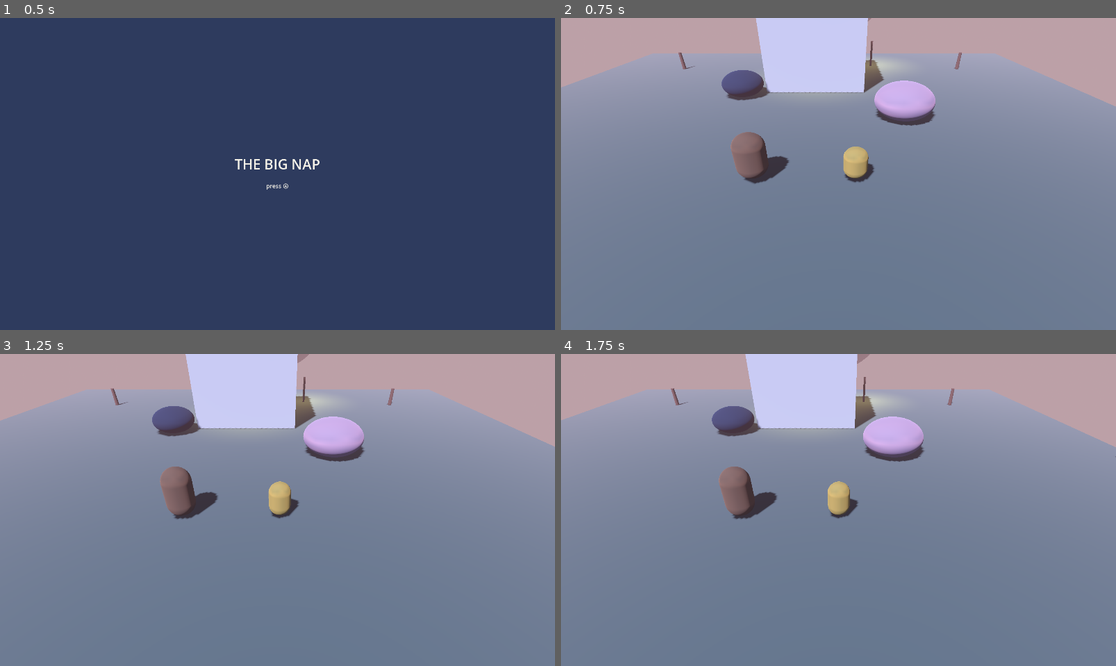
Above: before the commit, frames 1-4 (two rows, left to right).
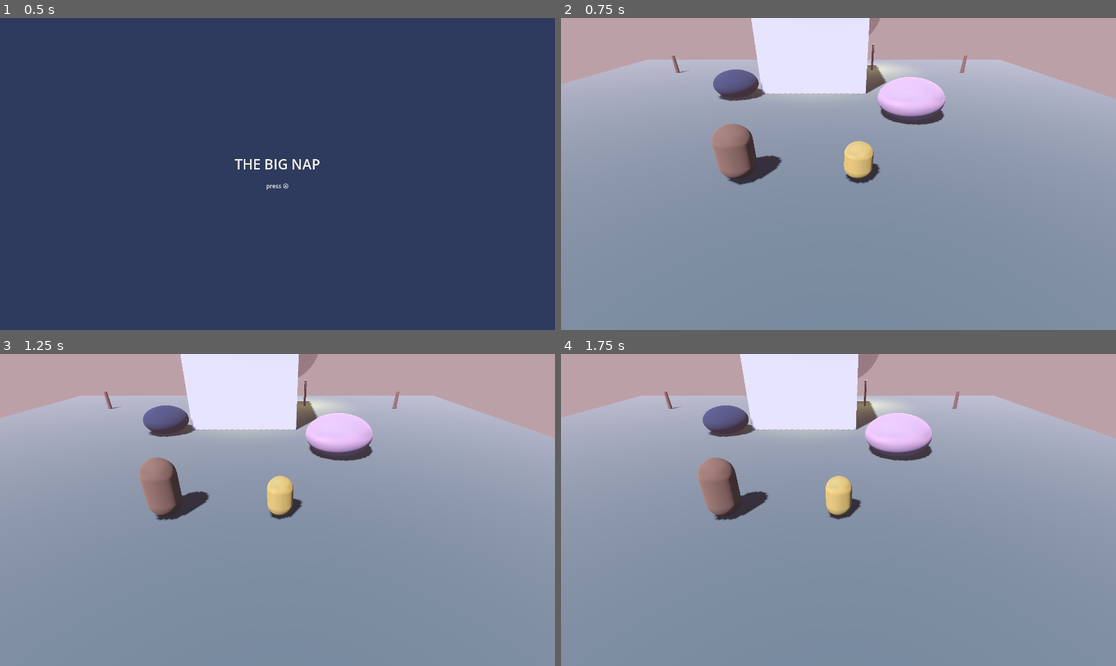
Above: after the commit, the same moments.

Repository: substrateagnostic/soft_landing
Game: Godot game, scene res://scenes/boot.tscn
Same seed, same stepped clock (60 frames per second), same inputs: the game is played once before the commit and once after it.
Inputs:
- Up to frame 1 (0.5 s): no input
- Up to frame 2 (0.75 s): tap Enter at 0.5 s; hold Space (p2_jump) from 0.53 s (still down)
- Up to frame 3 (1.25 s): keep holding Space (p2_jump)
- Up to frame 4 (1.75 s): release Space (p2_jump) at 1.28 s; tap E (p2_interact) at 1.35 s; tap Space (p2_jump) at 1.52, 1.55 s

Frame 1 is identical in both runs. In frame 2, 16% of the frame differs, in the area x 0-100%, y 0-54%; in frame 3, 16%; in frame 4, 16%.

Commit message:
Phase 3E: director's feel pass, 7 receipt-found bugs fixed, Gate 2 packet
The harness's PLAYER_POS instrument earned its keep: world-axis movement
under an auto-yaw camera, a moat stuck-trap a 1.5m jump couldn't escape,
a 17.5cm collectible bullseye (dreamlings are magnetic now — dreams want
to be found), d02 buried inside a hill, rescue returning players to the
lip they fell from, an edge-triggered DreamDoor mostly filled by solid
ear, det==0 scale spam. All receipted in gate2-slice-VERIFY.md.

Properties green: coyote both ways, rescue+restore, carry/toss, buddy
mirroring, door round trip, collect->return->save->fort-growth across a
process restart, byte-identical determinism.

Gate 2 packet: evidence/gate2_slice.mp4 (66s) + 5 stills.

Co-Authored-By: Claude Fable 5 <noreply@anthropic.com>
Claude-Session: https://claude.ai/code/session_01TgCRUiJpWtc9AtJUVfzt2u

Diff:
--- a/core/camera/camera_rig.gd
+++ b/core/camera/camera_rig.gd
@@ -30,8 +30,8 @@
 @export var leash_k: float = 0.8
 @export var pitch_k: float = 3.0
 
-@export var arm_length: float = 7.0
-@export var base_pitch_degrees: float = -35.0
+@export var arm_length: float = 6.0
+@export var base_pitch_degrees: float = -32.0
 @export var gap_pitch_degrees: float = -50.0
 
 @export var vertical_dead_zone: float = 1.2
--- a/core/movement/player_body.gd
+++ b/core/movement/player_body.gd
@@ -46,6 +46,7 @@
 
 
 func _ready() -> void:
+	add_to_group("players") # dreamling magnetism, harness tracking
 	var prefix: String = "p%d_" % seat
 	_move_action_left = prefix + "move_left"
 	_move_action_right = prefix + "move_right"
--- a/core/rescue/soft_landing.gd
+++ b/core/rescue/soft_landing.gd
@@ -102,7 +102,12 @@
 
 	print("RESCUE %s" % JSON.stringify({"seat": player.seat}))
 
-	var safe_pos: Vector3 = history[history.size() - 1] if not history.is_empty() else Vector3.ZERO
+	# Not the NEWEST sample: that can be the very lip the player just walked
+	# off (grounded on the corner pixel), and setting them back there re-drops
+	# them — an instant second rescue. A few samples back is ~1.5-2 s of walk,
+	# comfortably inland, and reads as "set down a little way back" anyway.
+	var safe_index: int = max(history.size() - 4, 0)
+	var safe_pos: Vector3 = history[safe_index] if not history.is_empty() else Vector3.ZERO
 	var bubble: BubbleEffect = BUBBLE_SCENE.instantiate()
 	get_tree().current_scene.add_child(bubble)
 	bubble.finished.connect(_on_rescue_finished.bind(player, is_pip))
--- a/scenes/main.gd
+++ b/scenes/main.gd
@@ -86,8 +86,8 @@
 		return
 	var light := DirectionalLight3D.new()
 	light.name = "Moonlight"
-	light.light_color = Color(0.75, 0.8, 1.0)
-	light.light_energy = 0.6
+	light.light_color = Color(0.82, 0.84, 1.0)
+	light.light_energy = 0.85
 	light.shadow_enabled = true
 	light.rotation_degrees = Vector3(-50.0, -30.0, 0.0)
 	add_child(light)
--- a/scenes/main.tscn
+++ b/scenes/main.tscn
@@ -20,6 +20,9 @@
 background_mode = 2
 sky = SubResource("Sky_dusk")
 tonemap_mode = 4
+ambient_light_source = 3
+ambient_light_sky_contribution = 1.0
+ambient_light_energy = 1.3
 fog_enabled = true
 fog_light_color = Color(0.85098, 0.647059, 0.701961, 1)
 fog_density = 0.008
--- a/scripts/autoloads/game_state.gd
+++ b/scripts/autoloads/game_state.gd
@@ -42,8 +42,24 @@
 	var returned: Array = dreamlings[world_id]["returned"]
 	if not returned.has(id):
 		returned.append(id)
+	_update_fort_stage()
 	dream_returned.emit(world_id, id)
 	SaveManager.save_game()
+
+
+## The fort grows as dreams come home, wherever they come home from:
+## 1 dream -> stage 1, 5 -> stage 2, 10 -> stage 3 (v0.1 thresholds).
+func _update_fort_stage() -> void:
+	var total: int = total_returned()
+	var stage: int = 0
+	if total >= 10:
+		stage = 3
+	elif total >= 5:
+		stage = 2
+	elif total >= 1:
+		stage = 1
+	if stage > fort_stage:
+		set_fort_stage(stage)
 
 
 func mark_world_completed(world_id: String) -> void:
--- a/tools/harness/harness.gd
+++ b/tools/harness/harness.gd
@@ -180,6 +180,40 @@
 	var elapsed: int = Engine.get_physics_frames() - _playback_start_frame
 	_execute_due_events(elapsed)
 	_maybe_capture_shot(elapsed)
+	_maybe_log_positions(elapsed)
+
+
+## --poslog=N: every N physics frames, one PLAYER_POS line per tracked
+## player. Determinism-safe (frame counts only); used to iterate playback
+## scripts against real trajectories instead of guessing.
+func _maybe_log_positions(elapsed: int) -> void:
+	if not flags.has("poslog"):
+		return
+	var interval: int = int(flags["poslog"])
+	if interval <= 0 or elapsed % interval != 0:
+		return
+	for player: PlayerBody in _tracked_players():
+		var p: Vector3 = player.global_position
+		_emit("PLAYER_POS %s" % JSON.stringify({
+			"t": elapsed, "seat": player.seat,
+			"x": snappedf(p.x, 0.01), "y": snappedf(p.y, 0.01), "z": snappedf(p.z, 0.01),
+		}))
+
+
+func _tracked_players() -> Array[PlayerBody]:
+	var found: Array[PlayerBody] = []
+	var root: Node = get_tree().current_scene
+	if root == null:
+		return found
+	_collect_players(root, found)
+	return found
+
+
+func _collect_players(node: Node, found: Array[PlayerBody]) -> void:
+	for child: Node in node.get_children():
+		if child is PlayerBody:
+			found.append(child as PlayerBody)
+		_collect_players(child, found)
 
 
 func _execute_due_events(elapsed: int) -> void:
@@ -205,6 +239,16 @@
 		# negative y = up/forward (-Z); release the opposite action first.
 		_apply_move_component(prefix + "move_left", prefix + "move_right", vx)
 		_apply_move_component(prefix + "move_up", prefix + "move_down", vy)
+	elif action_name == "teleport":
+		# DEV INSTRUMENT ONLY: places a player for targeted property tests
+		# (e.g. proving the ear-return chain without scripting the full
+		# climb). Never a shipped mechanic; loud in the receipt on purpose.
+		var pos: Array = event.get("pos", [0.0, 0.0, 0.0])
+		for player: PlayerBody in _tracked_players():
+			if player.seat == seat:
+				player.global_position = Vector3(float(pos[0]), float(pos[1]), float(pos[2]))
+				player.velocity = Vector3.ZERO
+				_emit("HARNESS_TELEPORT %s" % JSON.stringify({"seat": seat, "pos": pos}))
 	elif action_name.is_empty():
 		push_error("Harness: script event missing 'action': %s" % JSON.stringify(event))
 	else:
--- /dev/null
+++ b/tools/harness/scripts/gate2_approach.json
@@ -0,0 +1,11 @@
+{
+  "description": "Gate 2 tour, establishing shot (bramble, --pads=2): both kids walk east across the meadow toward Bramble — the whole sleeping bear in frame, chest rising and falling, snore geysers sighing on the breath cycle. No objectives; this is the 'meet the giant' beat.",
+  "events": [
+    {"frame": 150, "seat": 1, "action": "move", "vec": [0.0, -1.0]},
+    {"frame": 165, "seat": 2, "action": "move", "vec": [0.0, -1.0]},
+    {"frame": 480, "seat": 1, "action": "jump", "type": "press"},
+    {"frame": 486, "seat": 1, "action": "jump", "type": "release"},
+    {"frame": 900, "seat": 1, "action": "move", "vec": [0.0, 0.0]},
+    {"frame": 915, "seat": 2, "action": "move", "vec": [0.0, 0.0]}
+  ]
+}
--- /dev/null
+++ b/tools/harness/scripts/gate2_buddy.json
@@ -0,0 +1,11 @@
+{
+  "description": "Gate 2 tour, part 3 (pillow_fort, --pads=1, SOLO): Pip wanders the clearing; Otto buddy-follows on his own — no P2 input in this entire script. Expected: Otto trails Pip at ~2.5 m throughout.",
+  "events": [
+    {"frame": 60, "seat": 1, "action": "move", "vec": [1.0, 0.0]},
+    {"frame": 200, "seat": 1, "action": "move", "vec": [0.0, -1.0]},
+    {"frame": 320, "seat": 1, "action": "jump", "type": "press"},
+    {"frame": 326, "seat": 1, "action": "jump", "type": "release"},
+    {"frame": 380, "seat": 1, "action": "move", "vec": [-1.0, 0.3]},
+    {"frame": 500, "seat": 1, "action": "move", "vec": [0.0, 0.0]}
+  ]
+}
--- /dev/null
+++ b/tools/harness/scripts/gate2_coyote.json
@@ -0,0 +1,11 @@
+{
+  "description": "Coyote property (any world, --pads=1): Pip stands grounded (coyote timer full), a DEV TELEPORT lifts him 1.5 m into the air (equivalent to the frame after walking off a ledge: airborne, coyote running), and jump is pressed 8 frames (~133 ms < 200 ms coyote) later. PASS = EVT jumped fires while airborne. Then a control: after landing and waiting out the window (>0.20 s airborne via a second lift), a jump pressed 30 frames (~500 ms) after leaving ground must NOT fire.",
+  "events": [
+    {"frame": 120, "seat": 1, "action": "teleport", "pos": [0.0, 2.0, 0.0]},
+    {"frame": 128, "seat": 1, "action": "jump", "type": "press"},
+    {"frame": 134, "seat": 1, "action": "jump", "type": "release"},
+    {"frame": 400, "seat": 1, "action": "teleport", "pos": [0.0, 4.0, 0.0]},
+    {"frame": 430, "seat": 1, "action": "jump", "type": "press"},
+    {"frame": 436, "seat": 1, "action": "jump", "type": "release"}
+  ]
+}
--- /dev/null
+++ b/tools/harness/scripts/gate2_doors.json
@@ -0,0 +1,11 @@
+{
+  "description": "Door round-trip property (--pads=1, start pillow_fort): DEV TELEPORT places Pip inside the BrambleDoor trigger, interact -> bramble loads at its spawn; teleport into Bramble's HomeDoor, interact -> fort loads again. Expected receipts: DOOR to bramble + WORLD_READY bramble, DOOR to pillow_fort + WORLD_READY pillow_fort.",
+  "events": [
+    {"frame": 120, "seat": 1, "action": "teleport", "pos": [0.0, 0.6, -9.45]},
+    {"frame": 180, "seat": 1, "action": "interact", "type": "press"},
+    {"frame": 186, "seat": 1, "action": "interact", "type": "release"},
+    {"frame": 420, "seat": 1, "action": "teleport", "pos": [-61.0, 0.6, 1.0]},
+    {"frame": 480, "seat": 1, "action": "interact", "type": "press"},
+    {"frame": 486, "seat": 1, "action": "interact", "type": "release"}
+  ]
+}
--- /dev/null
+++ b/tools/harness/scripts/gate2_meadow.json
@@ -0,0 +1,24 @@
+{
+  "description": "Gate 2 tour, part 1 (bramble, --pads=2): camera settles 3s, then pure-axis legs — Pip collects d01 (north) and d02 (south meadow; magnetism closes the last arm's reach), hops en route (squash/flutter/ring), pauses so the orbit reads, then walks off the south edge on purpose: the Soft Landing catches him and floats him home. Otto tags along, stopping short of the edge. Expected receipts: collected d01, collected d02, RESCUE seat 1.",
+  "events": [
+    {"frame": 180, "seat": 1, "action": "move", "vec": [0.0, -1.0]},
+    {"frame": 190, "seat": 2, "action": "move", "vec": [0.0, -1.0]},
+    {"frame": 300, "seat": 1, "action": "move", "vec": [1.0, 0.0]},
+    {"frame": 310, "seat": 2, "action": "move", "vec": [1.0, 0.0]},
+    {"frame": 380, "seat": 1, "action": "move", "vec": [0.0, 0.0]},
+    {"frame": 390, "seat": 2, "action": "move", "vec": [0.0, 0.0]},
+    {"frame": 450, "seat": 1, "action": "move", "vec": [-1.0, 0.0]},
+    {"frame": 470, "seat": 2, "action": "move", "vec": [-1.0, 0.0]},
+    {"frame": 540, "seat": 1, "action": "jump", "type": "press"},
+    {"frame": 546, "seat": 1, "action": "jump", "type": "release"},
+    {"frame": 735, "seat": 1, "action": "move", "vec": [0.0, -1.0]},
+    {"frame": 750, "seat": 2, "action": "move", "vec": [0.0, -1.0]},
+    {"frame": 805, "seat": 1, "action": "move", "vec": [0.0, 0.0]},
+    {"frame": 820, "seat": 2, "action": "move", "vec": [0.0, 0.0]},
+    {"frame": 890, "seat": 1, "action": "move", "vec": [-1.0, 0.0]},
+    {"frame": 910, "seat": 2, "action": "move", "vec": [-1.0, 0.0]},
+    {"frame": 1100, "seat": 2, "action": "move", "vec": [0.0, 0.0]},
+    {"frame": 1580, "seat": 1, "action": "move", "vec": [0.0, -1.0]},
+    {"frame": 1640, "seat": 1, "action": "move", "vec": [0.0, 0.0]}
+  ]
+}
--- /dev/null
+++ b/tools/harness/scripts/gate2_return.json
@@ -0,0 +1,7 @@
+{
+  "description": "Gate 2 property run (bramble, --pads=2): DEV TELEPORT places Pip on Bramble's ear beside d10 and the DreamDoor; magnetism hands him the dream while he stands in the door, and the polled door releases it home. Proves collect -> return -> GameState -> save mutation -> fort_stage without scripting the full climb. Expected receipts: HARNESS_TELEPORT, collected d10, dream_returned d10, MOON dream_home.",
+  "events": [
+    {"frame": 120, "seat": 1, "action": "teleport", "pos": [50.0, 12.2, 4.5]},
+    {"frame": 420, "seat": 1, "action": "teleport", "pos": [50.0, 15.2, 6.0]}
+  ]
+}
--- /dev/null
+++ b/tools/harness/scripts/gate2_toss.json
@@ -0,0 +1,17 @@
+{
+  "description": "Gate 2 tour, part 2 (pillow_fort, --pads=2): Otto walks to Pip, picks him up (CARRY), carries him a step, and gently tosses him (TOSS) — the oldest parent-child game as a co-op verb. Pip walks off after landing, proving control returns. Expected receipts: CARRY, TOSS.",
+  "events": [
+    {"frame": 60, "seat": 2, "action": "move", "vec": [1.0, 0.0]},
+    {"frame": 92, "seat": 2, "action": "move", "vec": [0.0, 0.0]},
+    {"frame": 110, "seat": 2, "action": "interact", "type": "press"},
+    {"frame": 116, "seat": 2, "action": "interact", "type": "release"},
+    {"frame": 130, "seat": 2, "action": "interact", "type": "press"},
+    {"frame": 136, "seat": 2, "action": "interact", "type": "release"},
+    {"frame": 200, "seat": 2, "action": "move", "vec": [0.0, -1.0]},
+    {"frame": 260, "seat": 2, "action": "move", "vec": [0.0, 0.0]},
+    {"frame": 280, "seat": 2, "action": "jump", "type": "press"},
+    {"frame": 286, "seat": 2, "action": "jump", "type": "release"},
+    {"frame": 400, "seat": 1, "action": "move", "vec": [0.0, -1.0]},
+    {"frame": 460, "seat": 1, "action": "move", "vec": [0.0, 0.0]}
+  ]
+}
--- a/worlds/bramble/bramble.gd
+++ b/worlds/bramble/bramble.gd
@@ -21,7 +21,11 @@
 # --- Meadow ---------------------------------------------------------------
 const MEADOW_SIZE: Vector2 = Vector2(140.0, 80.0) # X: -70..70, Z: -40..40
 const MOAT_SIZE: Vector2 = Vector2(190.0, 130.0)
-const MOAT_TOP_Y: float = -1.5
+# Below RESCUE_FLOOR_Y on purpose: stepping off the meadow must always end
+# in the Soft Landing, never in a pit a 1.5 m jump can't escape (design
+# floor: gentle rescue, no stuck states). The dark ring reads as the night
+# beyond the meadow.
+const MOAT_TOP_Y: float = -9.0
 const MOAT_THICKNESS: float = 1.0
 const RESCUE_FLOOR_Y: float = -8.0
 
@@ -384,7 +388,9 @@
 func _build_dreamlings() -> void:
 	var positions: Dictionary = {
 		"d01": Vector3(-48.0, 0.55, 3.0), # meadow approach, near spawn
-		"d02": Vector3(-40.0, 0.55, -6.0), # meadow approach, other side
+		# Clear of the haunch mound's footprint (r16 from x-30,z0): the
+		# original (-40, -6) sat INSIDE the hill — buried and unreachable.
+		"d02": Vector3(-42.0, 0.55, -14.0), # meadow approach, south side
 		"d03": Vector3(3.0, 2.7, PAW_Z_OFFSET), # on the +Z paw ramp
 		"d04": Vector3(3.0, 2.7, -PAW_Z_OFFSET), # on the -Z paw ramp
 		"d05": Vector3(HAUNCH_CENTER.x, HAUNCH_CENTER.y + HAUNCH_RADIUS + 0.3, 0.0), # haunch peak, first plateau
--- a/worlds/common/dream_door.gd
+++ b/worlds/common/dream_door.gd
@@ -16,16 +16,19 @@
 	monitorable = false
 	collision_layer = 0
 	collision_mask = 2 # PlayerBody layer
-	body_entered.connect(_on_body_entered)
 
 
-func _on_body_entered(body: Node3D) -> void:
-	if not (body is PlayerBody):
-		return
-	var carried: Array = Dreamling.carried_by(body)
-	if carried.is_empty():
-		return
-	_release_all(carried)
+## Polled, not edge-triggered: a player who collects a dreamling while
+## ALREADY standing in the door (d10 lives right beside it) never re-fires
+## body_entered — the overlap check catches that case every frame. Cheap:
+## one door per world, two possible bodies.
+func _physics_process(_delta: float) -> void:
+	for body: Node3D in get_overlapping_bodies():
+		if not (body is PlayerBody):
+			continue
+		var carried: Array = Dreamling.carried_by(body)
+		if not carried.is_empty():
+			_release_all(carried)
 
 
 func _release_all(carried: Array) -> void:
@@ -36,6 +39,9 @@
 
 
 func _schedule_release(dreamling: Dreamling, delay: float) -> void:
+	# Out of the orbit registry immediately, or next frame's poll would
+	# schedule (and count) the same dreamling again during the stagger.
+	dreamling.leave_orbit_early()
 	var timer: SceneTreeTimer = get_tree().create_timer(delay)
 	timer.timeout.connect(_on_release_timer.bind(dreamling))
 
--- a/worlds/common/dream_door.tscn
+++ b/worlds/common/dream_door.tscn
@@ -3,7 +3,7 @@
 [ext_resource type="Script" path="res://worlds/common/dream_door.gd" id="1"]
 
 [sub_resource type="BoxShape3D" id="BoxShape3D_door"]
-size = Vector3(2.0, 2.0, 2.0)
+size = Vector3(3.6, 4.6, 3.6)
 
 [sub_resource type="CylinderMesh" id="CylinderMesh_door"]
 top_radius = 0.9
--- a/worlds/common/dreamling.gd
+++ b/worlds/common/dreamling.gd
@@ -13,6 +13,13 @@
 const BOB_AMPLITUDE: float = 0.15
 const BOB_HZ: float = 0.5
 const SPIN_SPEED: float = 1.5 # rad/s, idle visual spin
+# Generosity (D12 + the Kirby "fuzzy" lesson): dreams WANT to be found.
+# Within ATTRACT_RADIUS a dreamling drifts toward the nearest player, so a
+# near-miss becomes a catch; with nobody near it drifts home to its perch.
+const ATTRACT_RADIUS: float = 2.2
+const ATTRACT_SPEED: float = 3.5 # m/s, at closest; eases in from the rim
+const HOME_SPEED: float = 1.0
+const PLAYERS_GROUP: String = "players"
 const ORBIT_RADIUS: float = 0.7
 const ORBIT_HEIGHT: float = 1.6
 const ORBIT_ANGULAR_SPEED: float = 1.2 # rad/s, slow shared drift so the ring reads as alive, not static
@@ -32,6 +39,7 @@
 var _state: State = State.IDLE
 var _bob_phase: float = randf() * TAU
 var _idle_base_local_position: Vector3 = Vector3.ZERO
+var _home_local_position: Vector3 = Vector3.ZERO
 var _carrier: Node3D = null
 var _orbit_phase: float = randf() * TAU
 var _release_elapsed: float = 0.0
@@ -47,6 +55,7 @@
 	collision_mask = 2 # PlayerBody layer (scenes/players/pip.tscn, otto.tscn)
 	body_entered.connect(_on_body_entered)
 	_idle_base_local_position = position
+	_home_local_position = position
 
 
 func _physics_process(delta: float) -> void:
@@ -64,8 +73,47 @@
 ## relative to that platform instead of fighting its motion every frame.
 func _process_idle(delta: float) -> void:
 	_bob_phase = fmod(_bob_phase + delta * BOB_HZ * TAU, TAU)
+	_apply_magnetism(delta)
 	position = _idle_base_local_position + Vector3(0.0, sin(_bob_phase) * BOB_AMPLITUDE, 0.0)
 	_spin(delta)
+
+
+func _apply_magnetism(delta: float) -> void:
+	var parent: Node3D = get_parent() as Node3D
+	if parent == null:
+		return
+	var nearest: Node3D = _nearest_player()
+	var drift_global: Vector3
+	if nearest != null:
+		var to_player: Vector3 = (nearest.global_position + Vector3(0.0, 0.9, 0.0)) - global_position
+		var dist: float = to_player.length()
+		if dist < 0.05:
+			return
+		# Eases in from the rim: barely a lean at the edge, an eager little
+		# rush right next to you.
+		var pull: float = clamp(1.0 - dist / ATTRACT_RADIUS, 0.0, 1.0)
+		drift_global = to_player.normalized() * ATTRACT_SPEED * pull * delta
+	else:
+		var home_global: Vector3 = parent.to_global(_home_local_position)
+		var to_home: Vector3 = home_global - parent.to_global(_idle_base_local_position)
+		if to_home.length() < 0.05:
+			return
+		drift_global = to_home.limit_length(HOME_SPEED * delta)
+	_idle_base_local_position += parent.global_transform.basis.inverse() * drift_global
+
+
+func _nearest_player() -> Node3D:
+	var best: Node3D = null
+	var best_dist: float = ATTRACT_RADIUS
+	for node: Node in get_tree().get_nodes_in_group(PLAYERS_GROUP):
+		var player: Node3D = node as Node3D
+		if player == null:
+			continue
+		var dist: float = player.global_position.distance_to(global_position)
+		if dist < best_dist:
+			best_dist = dist
+			best = player
+	return best
 
 
 func _spin(delta: float) -> void:
@@ -84,7 +132,7 @@
 func _start_following(carrier: Node3D) -> void:
 	_state = State.FOLLOWING
 	_carrier = carrier
-	monitoring = false
+	set_deferred("monitoring", false) # direct set is blocked inside body_entered
 	AudioManager.play_sfx("dreamling_chime")
 	collected.emit(id)
 	_join_orbit_group(carrier)
@@ -123,6 +171,13 @@
 	_spin(delta)
 
 
+## Called by DreamDoor the moment a return is SCHEDULED, so the staggered
+## release window can't double-schedule (the door polls the orbit registry
+## every frame).
+func leave_orbit_early() -> void:
+	_leave_orbit_group()
+
+
 ## Called by DreamDoor on return. Flies to `point`, shrinks to nothing, then
 ## frees itself (or just hides, if `then_free` is false — kept general per
 ## the contract signature even though the only current caller always frees).
@@ -142,7 +197,9 @@
 	var t: float = clamp(_release_elapsed / RELEASE_DURATION, 0.0, 1.0)
 	var eased: float = 1.0 - pow(1.0 - t, 3.0) # ease-out, a gentle arrival not a snap
 	global_position = _release_start.lerp(_release_target, eased)
-	scale = Vector3.ONE * (1.0 - eased)
+	# Never exactly zero: a zero-scale basis is non-invertible and the
+	# engine logs det==0 errors on the frame before queue_free lands.
+	scale = Vector3.ONE * max(1.0 - eased, 0.01)
 	if t >= 1.0:
 		if _release_then_free:
 			queue_free()
--- a/worlds/common/dreamling.tscn
+++ b/worlds/common/dreamling.tscn
@@ -3,7 +3,7 @@
 [ext_resource type="Script" path="res://worlds/common/dreamling.gd" id="1"]
 
 [sub_resource type="SphereShape3D" id="SphereShape3D_dreamling"]
-radius = 0.175
+radius = 0.6
 
 [sub_resource type="SphereMesh" id="SphereMesh_dreamling"]
 radius = 0.175
--- a/worlds/pillow_fort/pillow_fort.gd
+++ b/worlds/pillow_fort/pillow_fort.gd
@@ -43,7 +43,66 @@
 	_build_bear_silhouette()
 	_build_camera_hint()
 	_build_bramble_door()
+	_build_fort_growth()
 	super._ready()
+
+
+## The fort remembers (D14): every growth stage adds something warm.
+## Stage 1: night-light orbs over the doorway. Stage 2: a firefly jar by
+## the door. Stage 3: a dream mobile above the roof. Built from the saved
+## GameState.fort_stage, so it's there when you come home.
+func _build_fort_growth() -> void:
+	var stage: int = GameState.fort_stage
+	if stage >= 1:
+		# Strung over the doorway at a kid's eye line, not up on the roof
+		# where the auto-camera crops them out.
+		for i: int in range(3):
+			_add_glow_orb(
+				"NightLight%d" % i,
+				FORT_CENTER + Vector3(-0.9 + 0.9 * i, FORT_HEIGHT * 0.72, FORT_DEPTH * 0.5 + 0.12),
+				0.16
+			)
+	if stage >= 2:
+		var jar := MeshInstance3D.new()
+		jar.name = "FireflyJar"
+		var jar_mesh := CylinderMesh.new()
+		jar_mesh.top_radius = 0.18
+		jar_mesh.bottom_radius = 0.22
+		jar_mesh.height = 0.35
+		var jar_mat := StandardMaterial3D.new()
+		jar_mat.albedo_color = FORT_GLOW_COLOR
+		jar_mat.emission_enabled = true
+		jar_mat.emission = FORT_GLOW_COLOR
+		jar_mat.emission_energy_multiplier = 1.4
+		jar_mesh.material = jar_mat
+		jar.mesh = jar_mesh
+		jar.position = FORT_CENTER + Vector3(DOOR_WIDTH, 0.18, FORT_DEPTH * 0.5 + 0.4)
+		add_child(jar)
+	if stage >= 3:
+		for i: int in range(4):
+			var angle: float = TAU * i / 4.0
+			_add_glow_orb(
+				"MobileDream%d" % i,
+				FORT_CENTER + Vector3(cos(angle) * 0.8, FORT_HEIGHT + 1.3, sin(angle) * 0.8),
+				0.12
+			)
+
+
+func _add_glow_orb(orb_name: String, orb_position: Vector3, radius: float) -> void:
+	var orb := MeshInstance3D.new()
+	orb.name = orb_name
+	var mesh := SphereMesh.new()
+	mesh.radius = radius
+	mesh.height = radius * 2.0
+	var mat := StandardMaterial3D.new()
+	mat.albedo_color = Color("FFF3C4")
+	mat.emission_enabled = true
+	mat.emission = Color("FFF3C4")
+	mat.emission_energy_multiplier = 2.0
+	mesh.material = mat
+	orb.mesh = mesh
+	orb.position = orb_position
+	add_child(orb)
 
 
 func world_id() -> String:
Binary file added: evidence/stills/bramble_approach.png
Binary file added: evidence/stills/fort_stage1_nightlights.png
Binary file added: evidence/stills/meadow_dream_orbit.png
Binary file added: evidence/stills/pillow_fort_toss.png
Binary file added: evidence/stills/soft_landing_bubble.png
Not shown, changed: DEFINITION_OF_DONE.md
Not shown, changed: NEEDS_YOU.md
Not shown, changed: alexmemory.md
Not shown, added: docs/verify/gate2-slice-VERIFY.md
Not shown, added: evidence/gate2_slice.mp4
